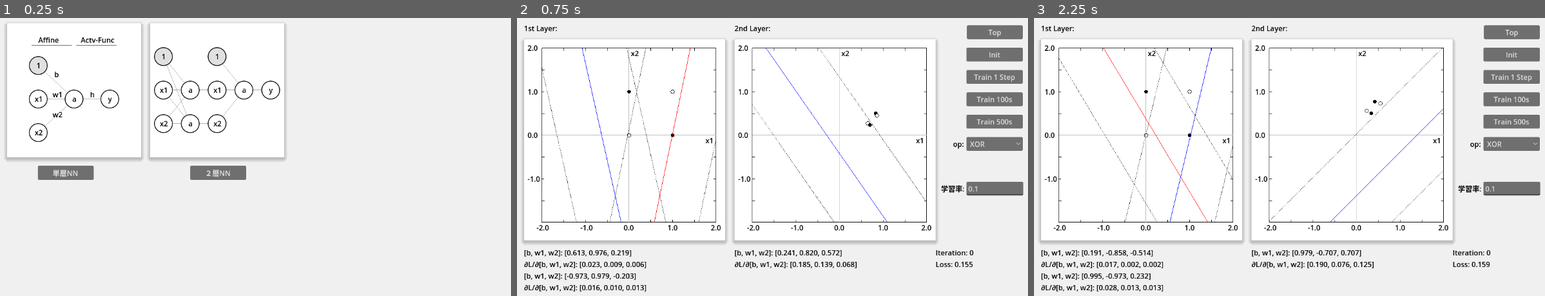
Above: before the commit, frames 1-3 (left to right).
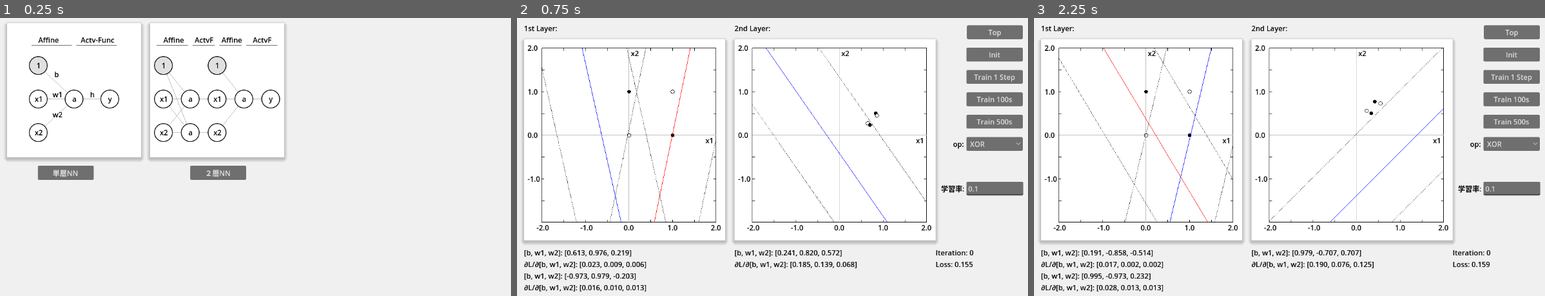
Above: after the commit, the same moments.

Repository: vivisuke/VisualFCL
Game: Godot game, scene res://top_scene.tscn
Same seed, same stepped clock (60 frames per second), same inputs: the game is played once before the commit and once after it.
Inputs:
- Up to frame 1 (0.25 s): no input
- Up to frame 2 (0.75 s): click "単層NN" at 0.5 s
- Up to frame 3 (2.25 s): click "Top" at 1.25 s; click "２層NN" at 2 s

The runs differ from the first frame. In frame 1, 1.9% of the frame differs, in the area x 30-55%, y 6-45%; in frame 2, nothing differs; in frame 3, nothing differs.

Commit message:
0055 ◎ C 06/20 06/20 0.003│ToDo│トップシーン > ２層NN 図：上部に Affine, Actv-Func 表示

Diff:
--- a/VisualFCL/scripts/DoubleLayerRect.gd
+++ b/VisualFCL/scripts/DoubleLayerRect.gd
@@ -1,14 +1,15 @@
 extends ColorRect
 
 const NODE_RADIUS = 20.0
+const Y_LINE = 50
 const X_INPUT = 30
 const X_ACT = 90
 const X_INPUT_2 = 150
 const X_ACT_2 = 210
 const X_OUTPUT = 270
-const Y_1 = 75
-const Y_X1 = 150
-const Y_X2 = 225
+const Y_1 = 75+20
+const Y_X1 = 150+20
+const Y_X2 = 225+20
 
 var initialized = false
 
@@ -19,9 +20,20 @@
 	lbl.text = txt
 	lbl.position = pos - Vector2(dx, 12)
 	add_child(lbl)
+func add_label_raw(pos: Vector2, txt: String):
+	var lbl = Label.new()
+	lbl.add_theme_color_override("font_color", Color.BLACK)
+	lbl.text = txt
+	lbl.position = pos
+	add_child(lbl)
 
 # Called when the node enters the scene tree for the first time.
 func _ready():
+	add_label_raw(Vector2(X_INPUT, Y_LINE-24), "Affine")
+	add_label_raw(Vector2(X_ACT+10, Y_LINE-24), "ActvF")
+	add_label_raw(Vector2(X_INPUT_2+10, Y_LINE-24), "Affine")
+	add_label_raw(Vector2(X_ACT_2+20, Y_LINE-24), "ActvF")
+	#
 	pass # Replace with function body.
 
 
@@ -66,5 +78,10 @@
 	draw_circle_outline(Vector2(X_INPUT_2, Y_X2), NODE_RADIUS, Color.WHITE, "x2")
 	draw_circle_outline(Vector2(X_ACT_2, Y_X1), NODE_RADIUS, Color.WHITE, "a")
 	draw_circle_outline(Vector2(X_OUTPUT, Y_X1), NODE_RADIUS, Color.WHITE, "y")
+	# 上部
+	draw_line(Vector2(X_INPUT-NODE_RADIUS+5, Y_LINE), Vector2(X_ACT-5, Y_LINE), Color.BLACK)
+	draw_line(Vector2(X_ACT+5, Y_LINE), Vector2(X_INPUT_2-5, Y_LINE), Color.BLACK)
+	draw_line(Vector2(X_INPUT_2+5, Y_LINE), Vector2(X_ACT_2-5, Y_LINE), Color.BLACK)
+	draw_line(Vector2(X_ACT_2+5, Y_LINE), Vector2(X_OUTPUT+NODE_RADIUS-5, Y_LINE), Color.BLACK)
 	#
 	initialized = true
Not shown, changed: VisualFCL.spr
